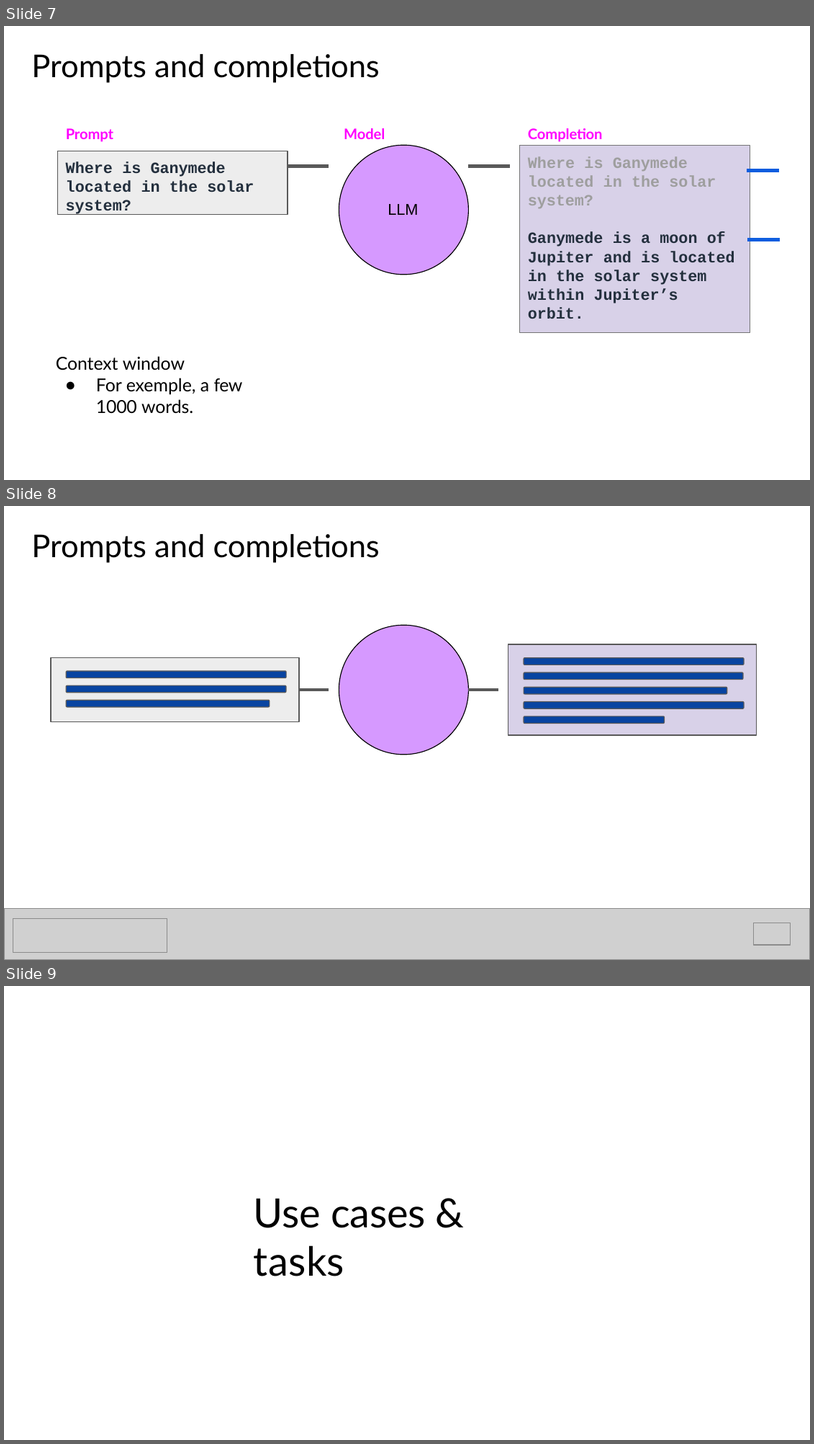
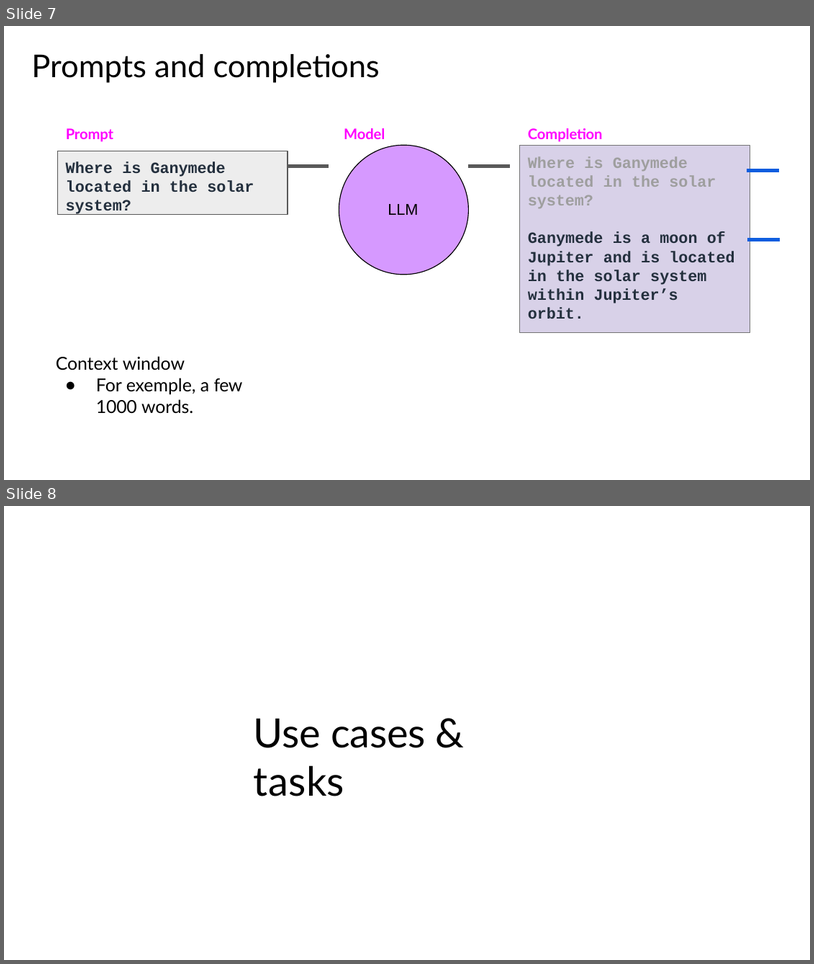
Before and after one commit to DSML-bootcamp/w8-nbs, a slide deck: D2/1. GenAI Intro.pptx. Shown one above the other, each under a label of ours: slides 7, 8 and 9 before the commit, slides 7 and 8 after it. The pictures are 814x1444 and 814x964 pixels, drawn with LibreOffice and Linux fonts; fonts in the diff are those of the drawing; grey boxes stand for pictures; background and template pictures are left out. Boxes give left, top, right and bottom in pixels: in the first picture for what was removed or moved away, otherwise in the second. Text is boxed around its words. In the diff, an @@ line names an element or a change of style, - is before the commit and + after.

```diff
--- a/D2/1. GenAI Intro.pptx
+++ b/D2/1. GenAI Intro.pptx
@@ slide 8 removed at bbox=[4, 506, 810, 960], background picture (left out) @@
@@ title removed at bbox=[31, 534, 380, 563] @@
-Prompts and completions
@@ group removed at bbox=[51, 626, 757, 754]: 24 freeform shapes @@
@@ group removed at bbox=[4, 908, 810, 960]: 4 pictures @@
@@ what was slide 9 is now slide 8 @@
```
Also in this commit, not shown: 29 slides changed, 15 other slides removed.
